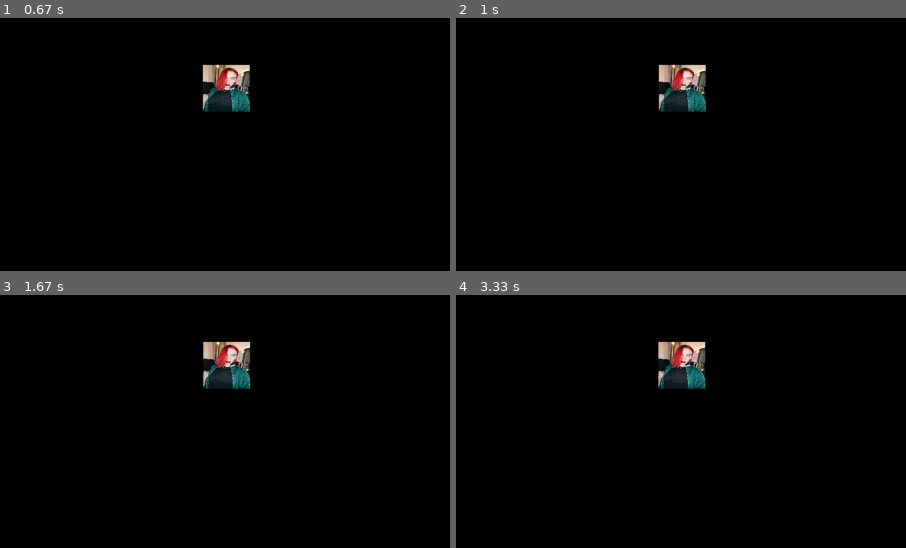
Above: before the commit, frames 1-4 (two rows, left to right).
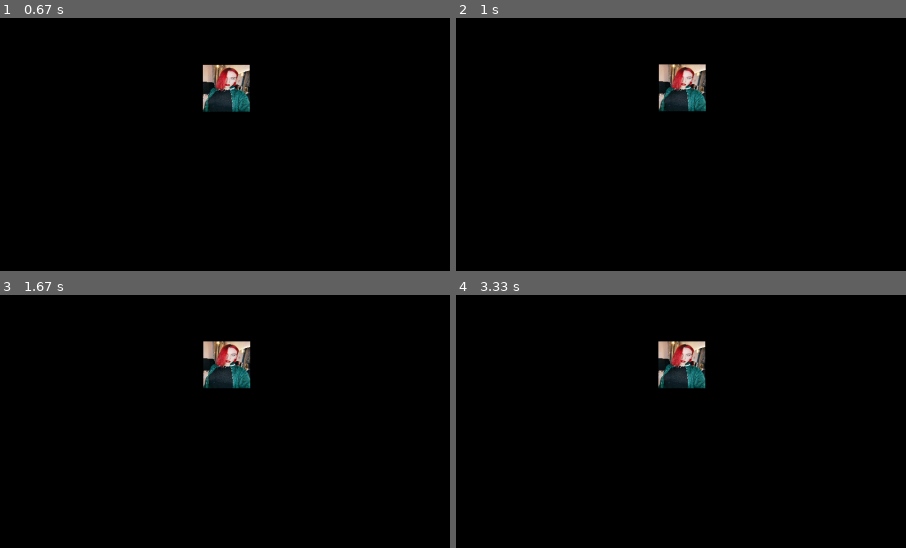
Above: after the commit, the same moments.

Repository: Mattcat1988/Lessons-Pithon
Game: pygame game, started from Lesson-26-movie-image.py
Two runs of this game, one before a commit and one after it. Both use one fixed random seed, a clock stepped at 60 frames per second and the inputs below.
Inputs:
- Up to frame 1 (0.67 s): hold Right from 0.33 s (still down)
- Up to frame 2 (1 s): release Right at 0.8 s; hold Up from 0.83 s (still down)
- Up to frame 3 (1.67 s): release Up at 1.13 s; hold Right 1.17-1.63 s
- Up to frame 4 (3.33 s): hold Left 1.67-2.2 s; hold Down 2.23-2.53 s; hold Left 2.57-2.97 s; hold Up from 3 s (still down)
The pictures show only the part of the screen within x 4-54%, y 0-50%; the shares and areas given below are measured in that part.

Frame 1 is identical in both runs. In frame 2, 0.2% of the frame differs, in the area x 45-56%, y 18-38%; in frame 3, 0.2%; in frame 4, 0.2%, in the area x 44-56%, y 18-38%.

Commit message:
work move all

Diff:
--- a/Lesson-26-movie-image.py
+++ b/Lesson-26-movie-image.py
@@ -56,6 +56,16 @@
             x += 1
             if x > MAX_X-IMG_SIZE:
                 x = MAX_X-IMG_SIZE
+        if move_up == True:
+            y -= 1
+            if y < 0:
+                y = 0
+        if move_down == True:
+            y += 1
+            if y > MAX_Y-IMG_SIZE:
+                y = MAX_Y-IMG_SIZE
+
+
 
 
 
